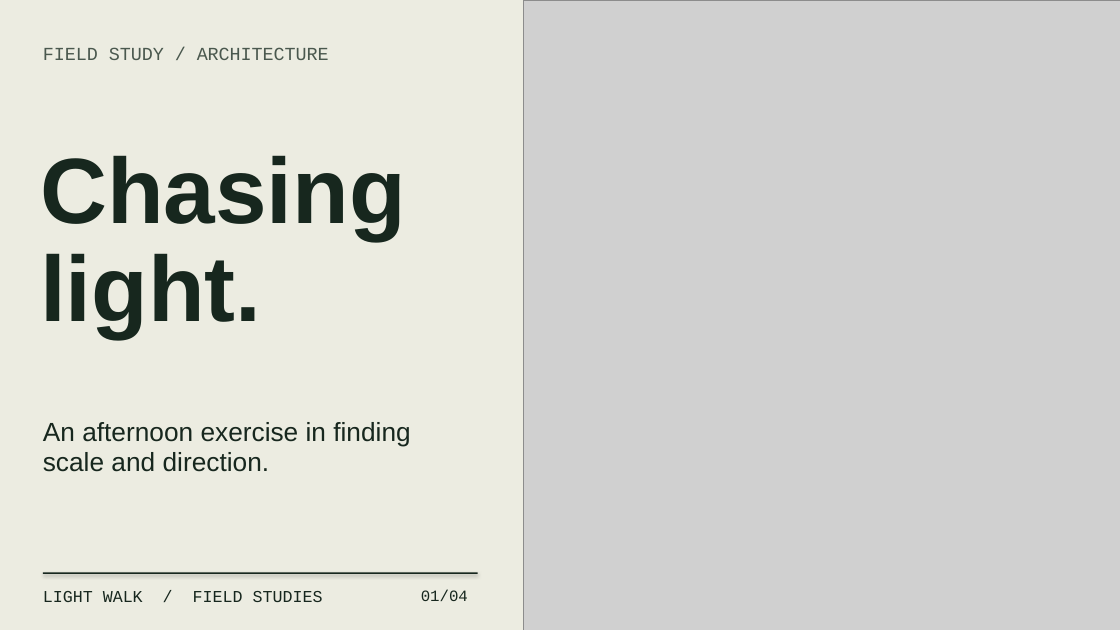
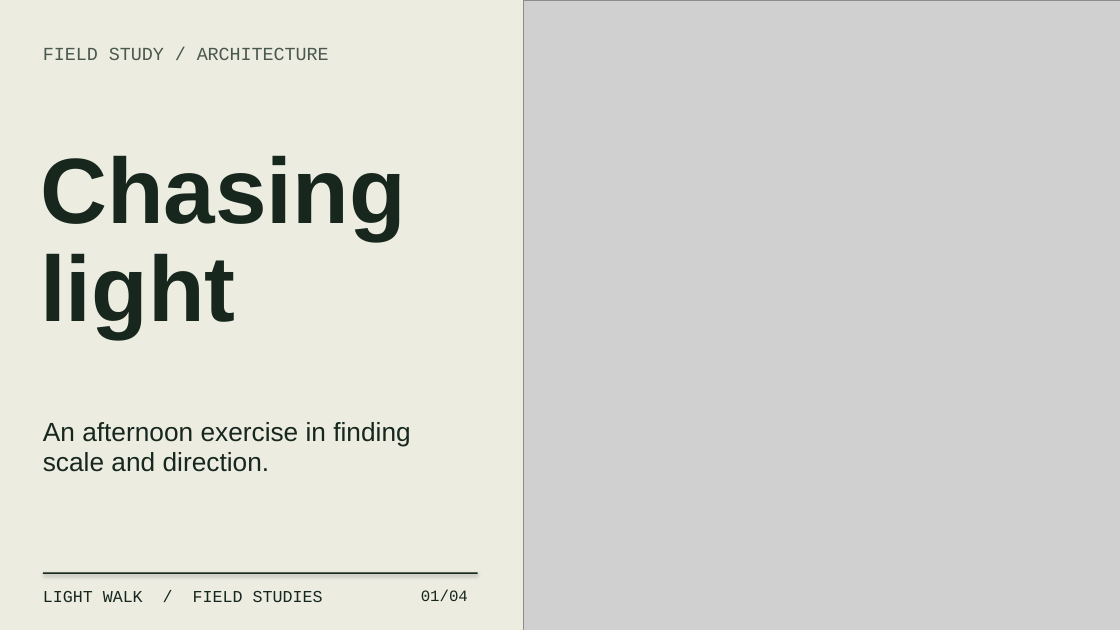
Before and after one commit to joeymilano/joey-design, a slide deck: slide 1 of docs/lightwalk-deck-en.pptx. Drawn at 1120x630 pixels with LibreOffice and Linux fonts; fonts in the diff are those of the drawing; grey boxes stand for pictures. Boxes give left, top, right and bottom in pixels: in the first picture for what was removed or moved away, otherwise in the second. Text is boxed around its words. In the diff, an @@ line names an element or a change of style, - is before the commit and + after.

```diff
--- a/docs/lightwalk-deck-en.pptx
+++ b/docs/lightwalk-deck-en.pptx
@@ text at box(40, 253, 235, 339): text changed @@
-light.
+light
```
Also in this commit, not shown: 3 other slides changed, 23 other files.
